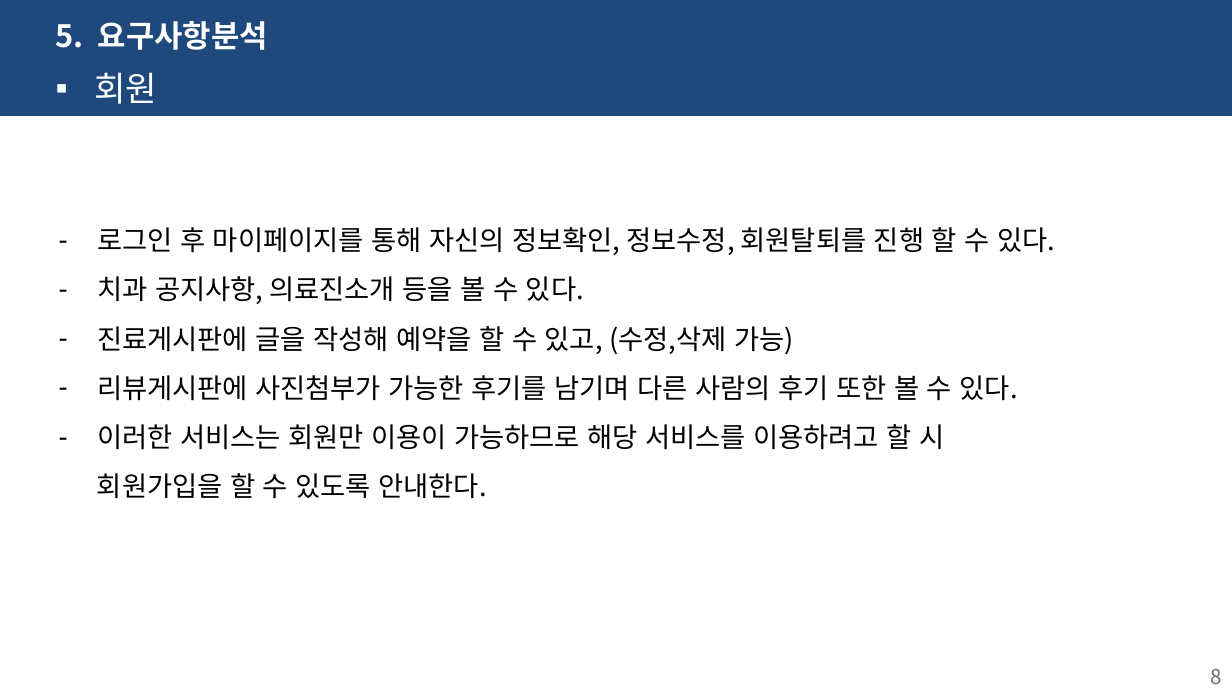
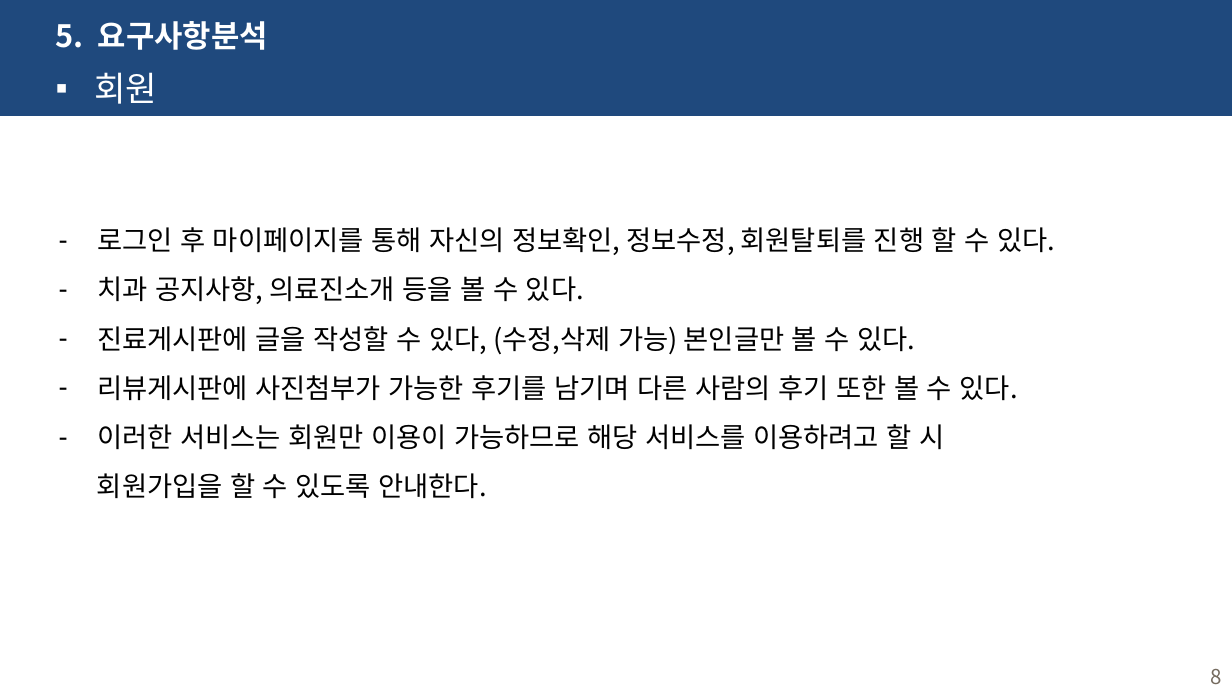
Before and after one commit to haryoung1/1st-dentalproject, a slide deck: slide 8 of 0317_치카치카치과.pptx. Drawn at 1232x693 pixels with LibreOffice and Linux fonts; fonts in the diff are those of the drawing. Boxes give left, top, right and bottom in pixels: in the first picture for what was removed or moved away, otherwise in the second. Text is boxed around its words. In the diff, an @@ line names an element or a change of style, - is before the commit and + after.

```diff
--- a/0317_치카치카치과.pptx
+++ b/0317_치카치카치과.pptx
@@ text at bbox=[97, 326, 915, 355]: text changed @@
-– 진료게시판에 글을 작성해 예약을 할 수 있고, (수정,삭제 가능)
+– 진료게시판에 글을 작성할 수 있다, (수정,삭제 가능) 본인글만 볼 수 있다.
```
Also in this commit, not shown: 10 other slides changed, 11 other files.
